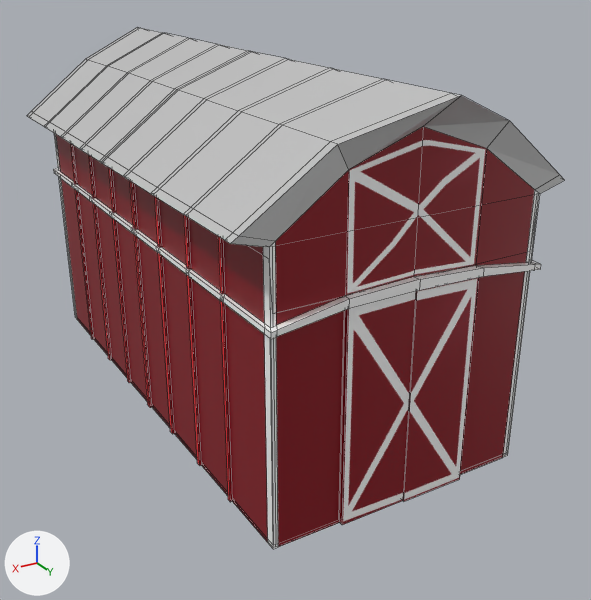
The Blender file Assets/Custom Assets/Models/Background/barn.blend: old version first, new version second.
One viewpoint serves both versions: a 50 mm camera at (12.28, 23.14, 14.35) aimed at (-0.54, 1.77, 3.67). The axes (+X, +Y, +Z) are drawn at lower left. The lights are the same throughout. Mesh edges are drawn as thin lines.
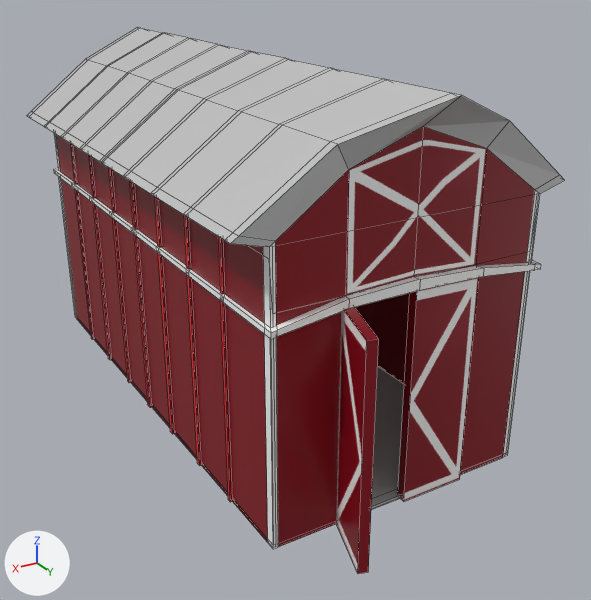
Location of each change, [x1, y1, x2, y2] in pixels of the pictures (591 x 600 px):
'Cube.004', reshaped (43% narrower, 14% taller): before [340, 291, 416, 525]; after [336, 307, 379, 574]

Patch to the scene script:
```diff
--- a/Assets/Custom Assets/Models/Background/barn.blend.py
+++ b/Assets/Custom Assets/Models/Background/barn.blend.py
@@ me_cube_004 @@
 me_cube_004.from_pydata(...)  # 8 vertices, 6 faces; spans x 0.0..0.5, y 1.38..1.41, z -1.0..0.56
 # used by ob_cube_004; location = (0.0, -3.32, 4.27); scale = (4.1, 8.39, 4.1)
-me_cube_004.vertices[0].co = (0.0, 1.41, -1.0)  # pixel (403, 500)
-me_cube_004.vertices[1].co = (0.5, 1.41, -1.0)  # pixel (342, 525)
-me_cube_004.vertices[2].co = (0.0, 1.41, 0.56)
-me_cube_004.vertices[3].co = (0.5, 1.41, 0.56)
-me_cube_004.vertices[4].co = (0.5, 1.38, -1.0)
-me_cube_004.vertices[5].co = (0.0, 1.38, -1.0)
-me_cube_004.vertices[6].co = (0.0, 1.38, 0.56)
-me_cube_004.vertices[7].co = (0.5, 1.38, 0.56)
+# me_cube_004 part 1
+me_cube_004.vertices[0].co = (0.67, 1.62, -1.0)  # pixel (357, 573)
+me_cube_004.vertices[1].co = (0.52, 1.39, -1.0)
+me_cube_004.vertices[2].co = (0.67, 1.62, 0.56)  # pixel (366, 340)
+me_cube_004.vertices[3].co = (0.52, 1.39, 0.56)
+me_cube_004.vertices[4].co = (0.45, 1.4, -1.0)
+me_cube_004.vertices[5].co = (0.61, 1.63, -1.0)  # pixel (368, 572)
+me_cube_004.vertices[6].co = (0.61, 1.63, 0.56)  # pixel (378, 339)
+me_cube_004.vertices[7].co = (0.45, 1.4, 0.56)
 me_cube_004.materials.append(mat_material)
```
